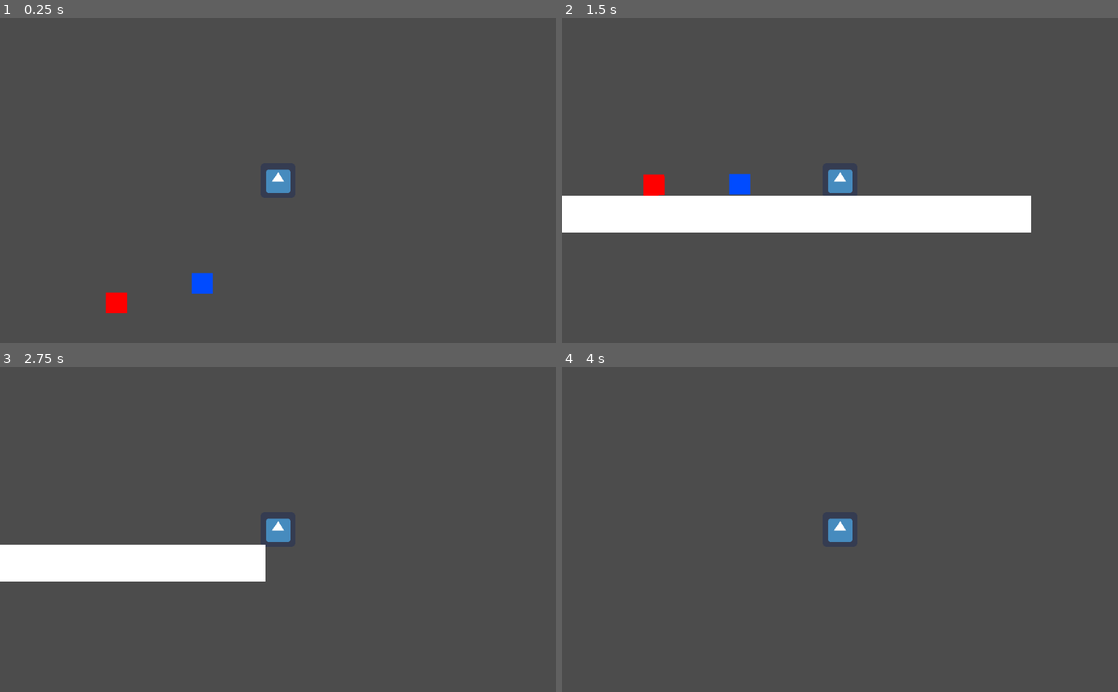
Above: before the commit, frames 1-4 (two rows, left to right).
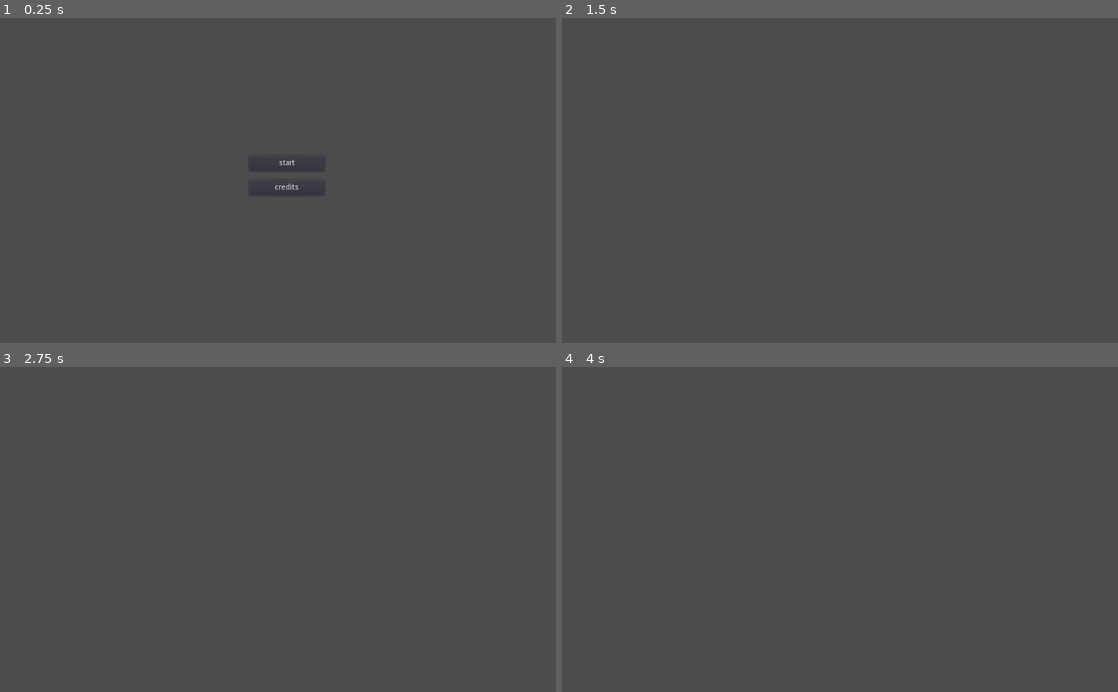
Above: after the commit, the same moments.

Repository: hedgein/hedgejam-2
Game: Godot game, scene res://menu.tscn
The game is run twice, just before and just after one commit, with the same random seed, the same clock (stepped at 60 frames per second) and the same inputs. Before the commit the project starts from res://main.tscn. The engine's default icon, where the game draws it, is replaced by a stand-in: a white triangle on a blue panel in a dark square.
Inputs (mouse positions are in pixels of both pictures, inside the frame that each line leads up to):
- Up to frame 1 (0.25 s): no input
- Up to frame 2 (1.5 s): click (851, 187) at 0.5 s, where only the run after the commit has a clickable "credits"; hold D (move_right) from 1.28 s (still down)
- Up to frame 3 (2.75 s): keep holding D (move_right); tap W (jump) at 1.52, 2.27 s; tap Enter at 2 s
- Up to frame 4 (4 s): release D (move_right) at 2.78 s; hold A (move_left) 2.78-3.53 s; hold D (move_right) from 3.53 s (still down); tap W (jump) at 3.77 s

The runs differ from the first frame. In frame 1, 0.9% of the frame differs, in the area x 19-58%, y 43-91%; in frame 2, 10%, in the area x 0-85%, y 46-67%; in frame 3, 5.7%; in frame 4, 0.3%.

Commit message:
added menu

Diff:
--- /dev/null
+++ b/credits.tscn
@@ -0,0 +1,3 @@
+[gd_scene format=2]
+
+[node name="credits" type="Node2D"]
--- /dev/null
+++ b/menu.gd
@@ -0,0 +1,10 @@
+extends Node2D
+
+
+
+func _on_Button_button_down():
+	get_tree().change_scene("res://main.tscn")
+
+
+func _on_Button2_button_down():
+	get_tree().change_scene("res://credits.tscn")
--- /dev/null
+++ b/menu.tscn
@@ -0,0 +1,23 @@
+[gd_scene load_steps=2 format=2]
+
+[ext_resource path="res://menu.gd" type="Script" id=1]
+
+[node name="menu" type="Node2D"]
+script = ExtResource( 1 )
+
+[node name="Button" type="Button" parent="."]
+margin_left = 459.0
+margin_top = 254.0
+margin_right = 598.0
+margin_bottom = 283.0
+text = "start"
+
+[node name="Button2" type="Button" parent="."]
+margin_left = 459.0
+margin_top = 299.0
+margin_right = 598.0
+margin_bottom = 328.0
+text = "credits"
+
+[connection signal="button_down" from="Button" to="." method="_on_Button_button_down"]
+[connection signal="button_down" from="Button2" to="." method="_on_Button2_button_down"]
--- a/project.godot
+++ b/project.godot
@@ -11,7 +11,7 @@
 [application]
 
 config/name="Hedgejam- 2"
-run/main_scene="res://main.tscn"
+run/main_scene="res://menu.tscn"
 run/disable_stdout=true
 config/icon="res://icon.png"
 
@@ -53,6 +53,7 @@
 move_up={
 "deadzone": 0.5,
 "events": [ Object(InputEventKey,"resource_local_to_scene":false,"resource_name":"","device":0,"alt":false,"shift":false,"control":false,"meta":false,"command":false,"pressed":false,"scancode":16777232,"physical_scancode":0,"unicode":0,"echo":false,"script":null)
+, Object(InputEventKey,"resource_local_to_scene":false,"resource_name":"","device":0,"alt":false,"shift":false,"control":false,"meta":false,"command":false,"pressed":false,"scancode":87,"physical_scancode":0,"unicode":0,"echo":false,"script":null)
  ]
 }
 
